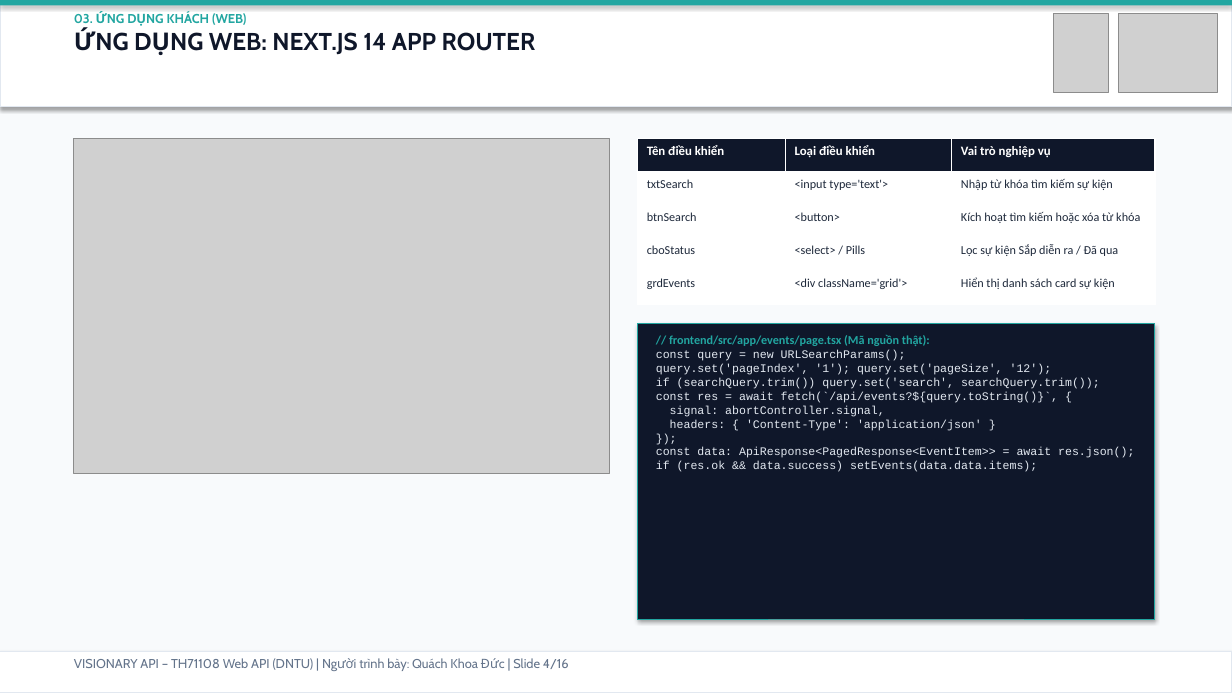
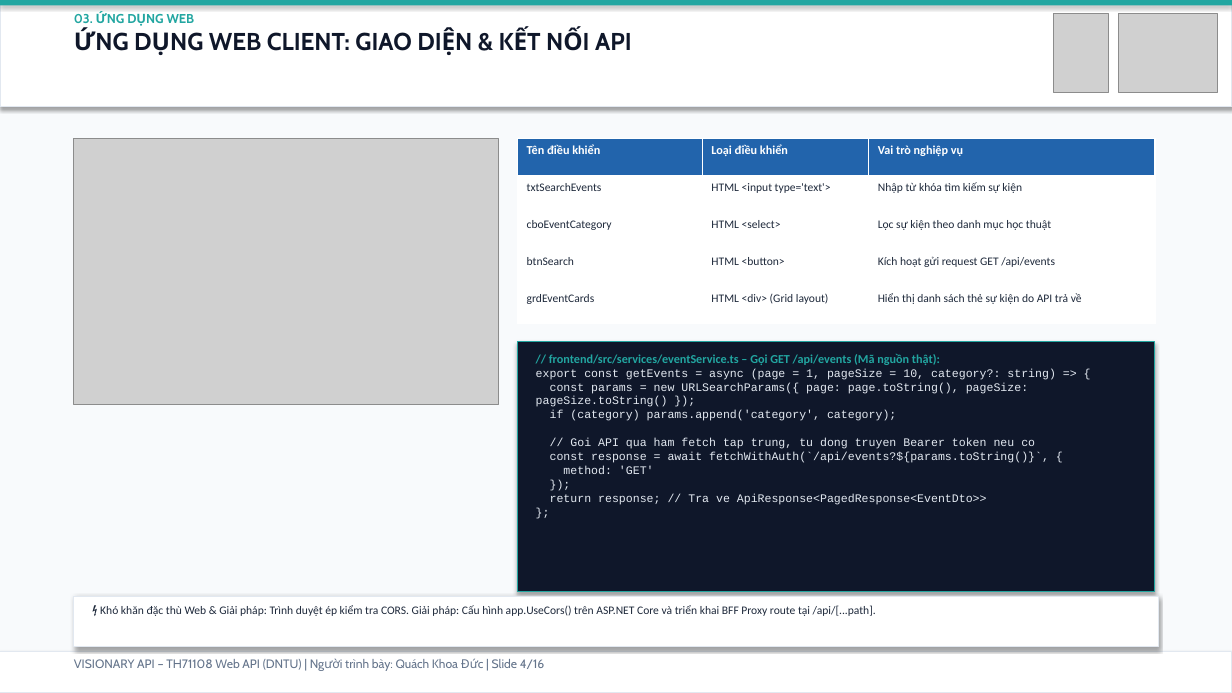
Before and after one commit to lovemvaf/visionary-api, a slide deck: slide 4 of deliverables/VISIONARY_TH71108_FINAL_PRESENTATION.pptx. Drawn at 1232x693 pixels with LibreOffice and Linux fonts; fonts in the diff are those of the drawing; grey boxes stand for pictures. Boxes give left, top, right and bottom in pixels: in the first picture for what was removed or moved away, otherwise in the second. Text is boxed around its words. In the diff, an @@ line names an element or a change of style, - is before the commit and + after.

Commit message:
docs(defense): finalize PPTX diagram layouts, sync CI Run #40231783994 incident details into scripts and QA guides

```diff
--- a/deliverables/VISIONARY_TH71108_FINAL_PRESENTATION.pptx
+++ b/deliverables/VISIONARY_TH71108_FINAL_PRESENTATION.pptx
@@ text at (x1=74, y1=14, x2=632, y2=51): text changed @@
-03. ỨNG DỤNG KHÁCH (WEB)
-ỨNG DỤNG WEB: NEXT.JS 14 APP ROUTER
+03. ỨNG DỤNG WEB
+ỨNG DỤNG WEB CLIENT: GIAO DIỆN & KẾT NỐI API
@@ picture resized from (x1=74, y1=139, x2=610, y2=473) to (x1=74, y1=139, x2=499, y2=405) @@
@@ table at (x1=518, y1=139, x2=1155, y2=323) @@
-row 2, column 1: txtSearch
+row 2, column 1: txtSearchEvents
-row 2, column 2: <input type='text'>
+row 2, column 2: HTML <input type='text'>
-row 3: btnSearch | <button> | Kích hoạt tìm kiếm hoặc xóa từ khóa
+row 3: cboEventCategory | HTML <select> | Lọc sự kiện theo danh mục học thuật
-row 4: cboStatus | <select> / Pills | Lọc sự kiện Sắp diễn ra / Đã qua
+row 4: btnSearch | HTML <button> | Kích hoạt gửi request GET /api/events
-row 5: grdEvents | <div className='grid'> | Hiển thị danh sách card sự kiện
+row 5: grdEventCards | HTML <div> (Grid layout) | Hiển thị danh sách thẻ sự kiện do API trả về
@@ fill #0F172A to #2264AC in row 1 @@
@@ size 10 to 9.5 pt in "Tên điều khiển", "Loại điều khiển", "Vai trò nghiệp vụ" @@
@@ size 9.5 to 9 pt in "Nhập từ khóa tìm kiếm sự kiện" @@
@@ table resized from (x1=638, y1=139, x2=1155, y2=305) to (x1=518, y1=139, x2=1155, y2=323) @@
@@ rectangle resized from (x1=638, y1=323, x2=1155, y2=619) to (x1=518, y1=342, x2=1155, y2=592) @@
@@ text "// frontend/src/services/eventService.ts – Gọi GET ..." moved from (x1=656, y1=335, x2=1134, y2=472) to (x1=536, y1=354, x2=1056, y2=505) @@
@@ text at (x1=536, y1=354, x2=1056, y2=474): text changed @@
-// frontend/src/app/events/page.tsx (Mã nguồn thật):
-const query = new URLSearchParams();
-query.set('pageIndex', '1'); query.set('pageSize', '12');
-if (searchQuery.trim()) query.set('search', searchQuery.trim());
-const res = await fetch(`/api/events?${query.toString()}`, {
-signal: abortController.signal,
-headers: { 'Content-Type': 'application/json' }
+// frontend/src/services/eventService.ts – Gọi GET /api/events (Mã nguồn thật):
+export const getEvents = async (page = 1, pageSize = 10, category?: string) => {
+const params = new URLSearchParams({ page: page.toString(), pageSize: pageSize.toString() });
+if (category) params.append('category', category);
+// Goi API qua ham fetch tap trung, tu dong truyen Bearer token neu co
+const response = await fetchWithAuth(`/api/events?${params.toString()}`, {
+method: 'GET'
@@ text at (x1=550, y1=494, x2=987, y2=505): text changed @@
-const data: ApiResponse<PagedResponse<EventItem>> = await res.json();
-if (res.ok && data.success) setEvents(data.data.items);
+return response; // Tra ve ApiResponse<PagedResponse<EventDto>>
+};
@@ rectangle added at (x1=74, y1=596, x2=1158, y2=647), fill #FFFFFF, outline #E2E8F0 0.75 pt @@
@@ text added at (x1=100, y1=605, x2=876, y2=616), 9 pt, text #1E293B @@
+⚡ Khó khăn đặc thù Web & Giải pháp: Trình duyệt ép kiểm tra CORS. Giải pháp: Cấu hình app.UseCors() trên ASP.NET Core và triển khai BFF Proxy route tại /api/[...path].
@@ text "VISIONARY API – TH71108 Web ..." at (x1=74, y1=659, x2=545, y2=671): size 10 to 9.5 pt @@
```
Also in this commit, not shown: 14 other slides changed, 1 slide added, 1 slide removed, 50 other files.
